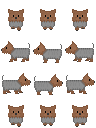
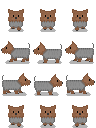
Comparing the layer stacks of the two 96 × 128 images. Changes:
added layer "shadow" over [left=2, top=28, right=94, bottom=128]
